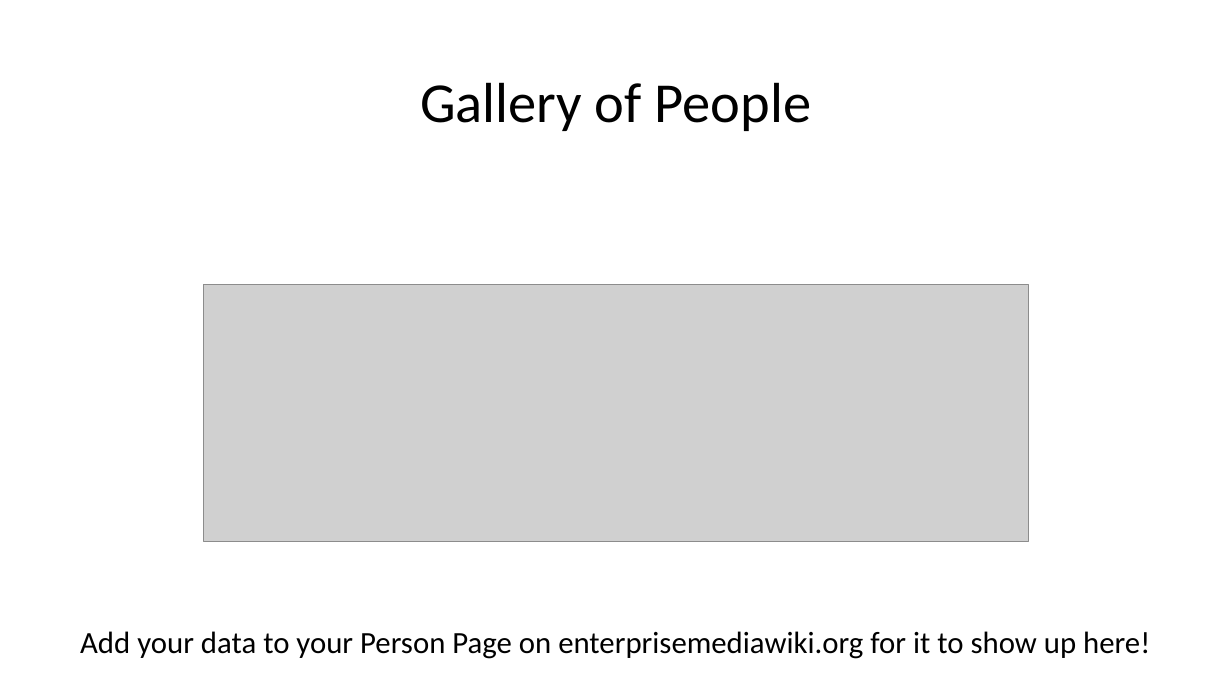
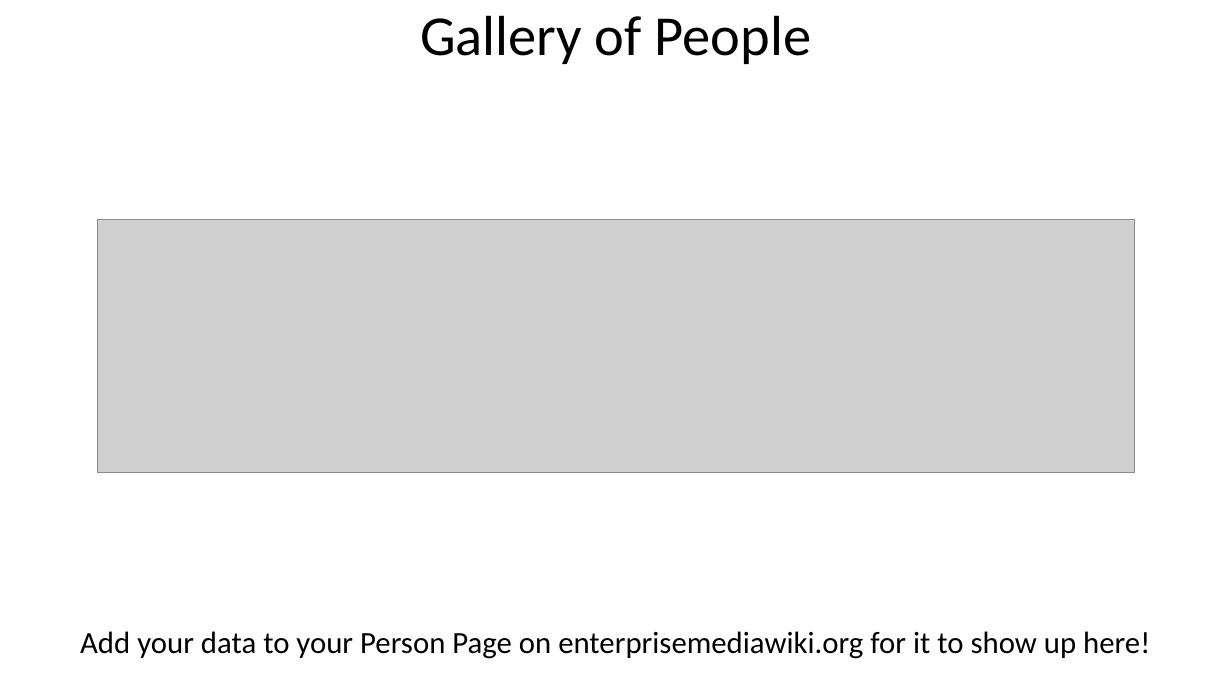
Before and after one commit to enterprisemediawiki/Conference, a slide deck: slide 4 of Screensaver for Conference.pptx. Drawn at 1232x693 pixels with LibreOffice and Linux fonts; fonts in the diff are those of the drawing; grey boxes stand for pictures. Boxes give left, top, right and bottom in pixels: in the first picture for what was removed or moved away, otherwise in the second. Text is boxed around its words. In the diff, an @@ line names an element or a change of style, - is before the commit and + after.

```diff
--- a/Screensaver for Conference.pptx
+++ b/Screensaver for Conference.pptx
@@ title "Gallery of People": place and size @@
-title "Gallery of People" at [420,82,812,131]
+title "Gallery of People" at [420,15,812,64]
@@ picture added at [98,220,1135,473] @@
@@ picture removed at [204,285,1029,542] @@
```
Also in this commit, not shown: 10 other slides changed, 11 other files.
